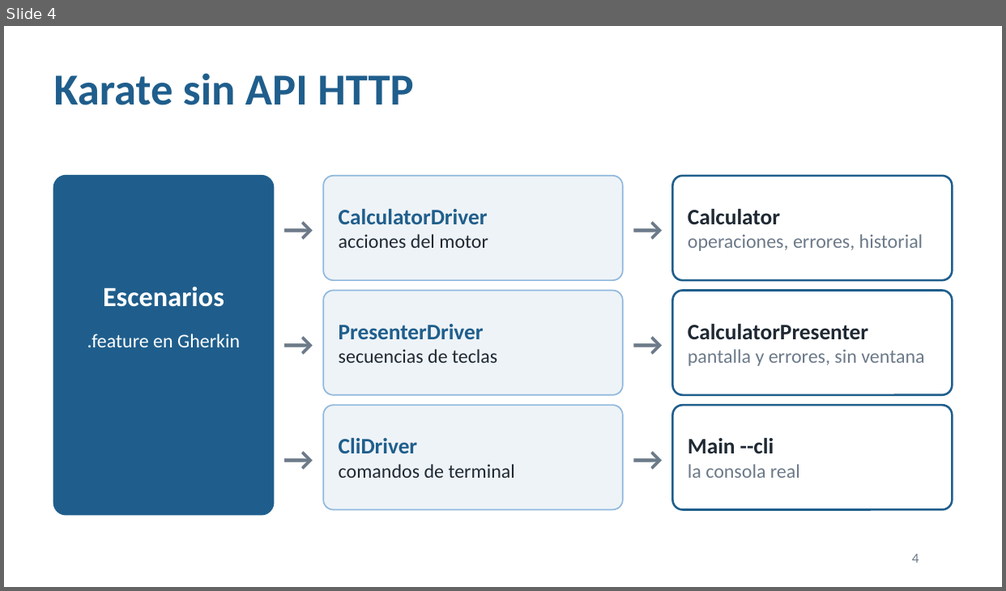
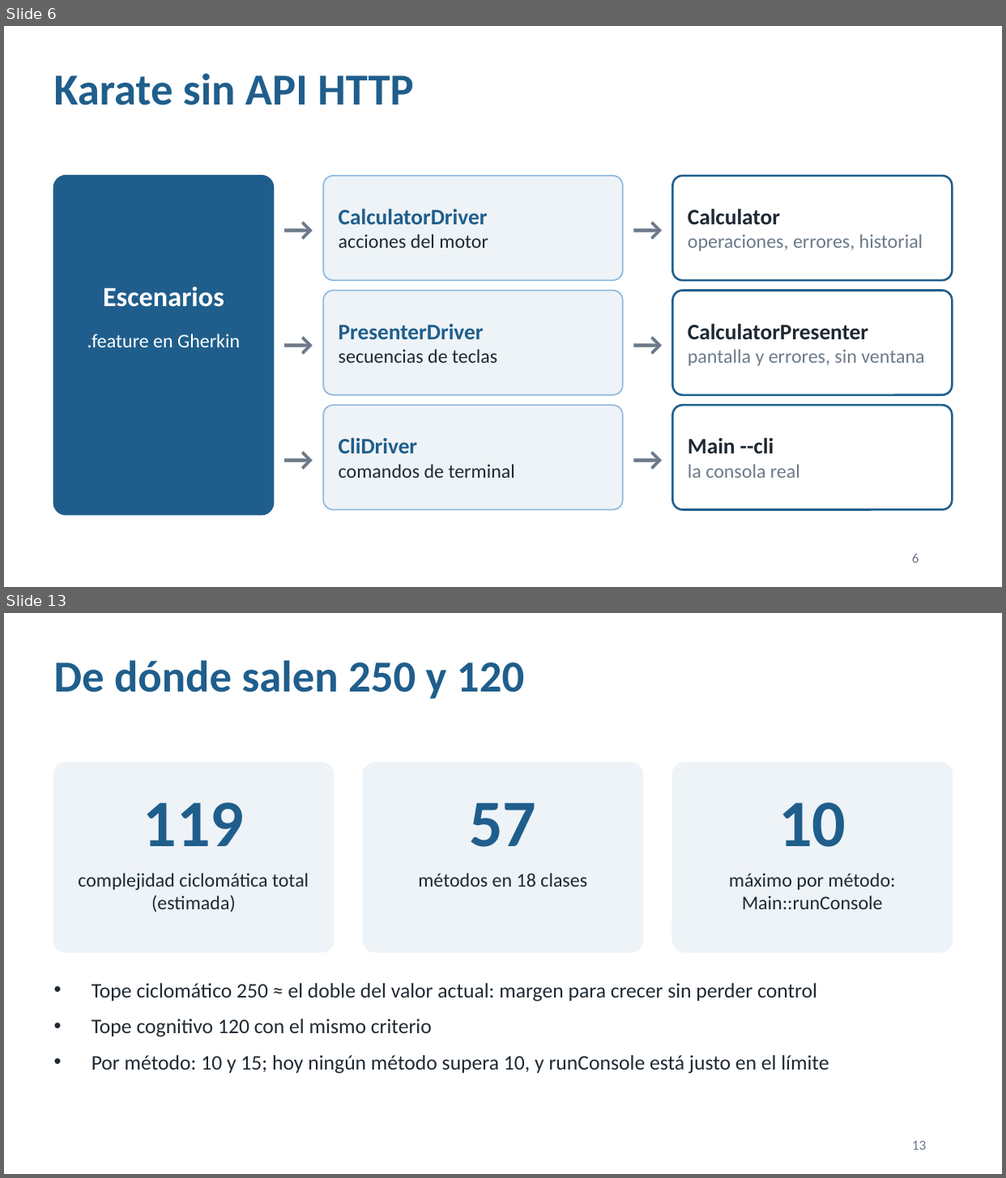
Before and after one commit to carolinacardonaUdeA/calidad-software, a slide deck: docs/Presentacion_Calidad_Calculadora.pptx. Shown one above the other, each under a label of ours: slide 4 before the commit, slides 6 and 13 after it; the slides between them are not shown. The pictures are 1006x591 and 1006x1178 pixels, drawn with LibreOffice and Linux fonts; fonts in the diff are those of the drawing. Boxes give left, top, right and bottom in pixels: in the first picture for what was removed or moved away, otherwise in the second. Text is boxed around its words. In the diff, an @@ line names an element or a change of style, - is before the commit and + after.

```diff
--- a/docs/Presentacion_Calidad_Calculadora.pptx
+++ b/docs/Presentacion_Calidad_Calculadora.pptx
@@ slide 13 added at (4,613,1002,1174), background #FFFFFF @@
@@ title added at (54,660,524,699), 32 pt, text #1F5E8C, bold @@
+De dónde salen 250 y 120
@@ rounded rectangle added at (54,763,334,952), fill #EEF3F7, outline #EEF3F7 1 pt @@
@@ rounded rectangle added at (364,763,642,952), fill #EEF3F7, outline #EEF3F7 1 pt @@
@@ rounded rectangle added at (672,763,952,952), fill #EEF3F7, outline #EEF3F7 1 pt @@
@@ text added at (143,803,245,846), 48 pt, text #1F5E8C, bold @@
+119
@@ text added at (469,803,536,847), 48 pt, text #1F5E8C, bold @@
+57
@@ text added at (778,803,846,847), 48 pt, text #1F5E8C, bold @@
+10
@@ text added at (78,873,309,912), 14 pt, text #1F2933 @@
+complejidad ciclomática total (estimada)
@@ text added at (418,873,587,887), 14 pt, text #1F2933 @@
+métodos en 18 clases
@@ text added at (729,873,895,909), 14 pt, text #1F2933 @@
+máximo por método: Main::runConsole
@@ text added at (91,983,829,1074), 15 pt, text #1F2933 @@
+• Tope ciclomático 250 ≈ el doble del valor actual: margen para crecer sin perder control
+• Tope cognitivo 120 con el mismo criterio
+• Por método: 10 y 15; hoy ningún método supera 10, y runConsole está justo en el límite
@@ page number added at (912,1141,926,1150), 10 pt, text #6C7A89 @@
+13
@@ what was slide 4 is now slide 6 @@
@@ page number at (912,553,919,563): text changed @@
-4
+6
```
Also in this commit, not shown: 8 slides changed, 6 other slides added, 1 slide removed, 7 other files.
